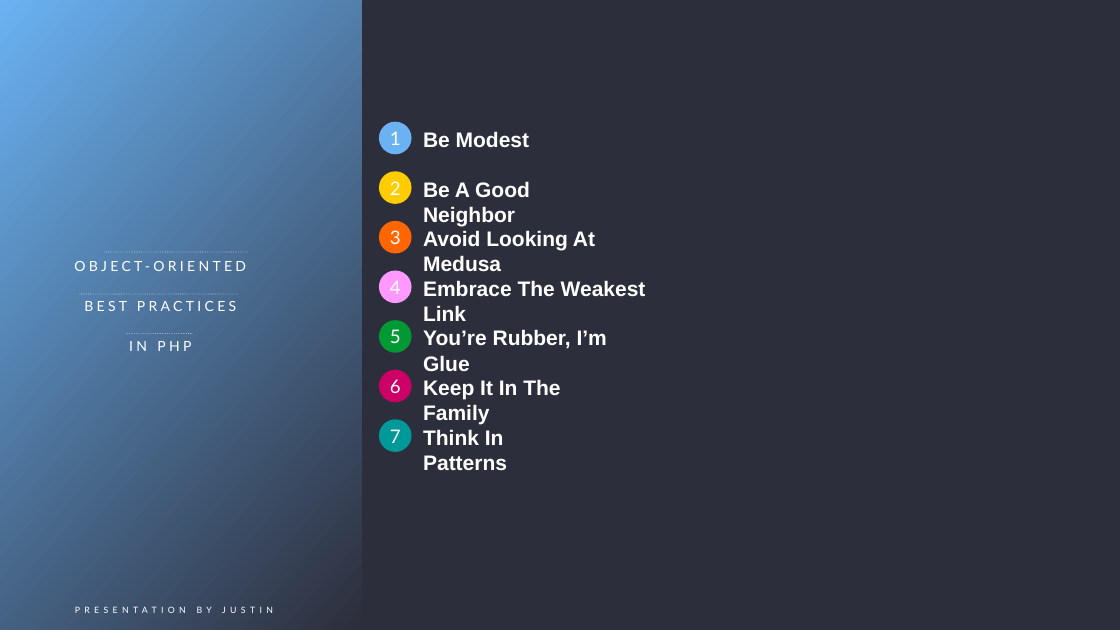
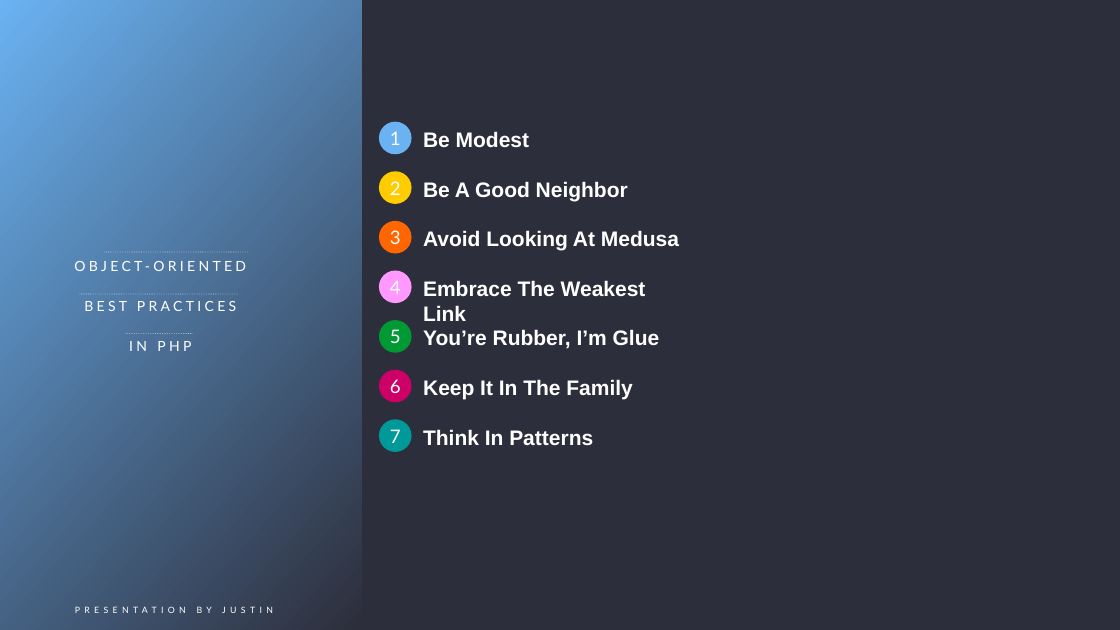
Before and after one commit to wilmer737/react-learning, a slide deck: slide 10 of tech_ppt.pptx. Drawn at 1120x630 pixels with LibreOffice and Linux fonts; fonts in the diff are those of the drawing. Boxes give left, top, right and bottom in pixels: in the first picture for what was removed or moved away, otherwise in the second. Text is boxed around its words. In the diff, an @@ line names an element or a change of style, - is before the commit and + after.

```diff
--- a/tech_ppt.pptx
+++ b/tech_ppt.pptx
@@ text "Be A Good Neighbor" rewrapped from [423, 181, 530, 226] to [423, 181, 628, 201] @@
@@ text "Avoid Looking At Medusa" rewrapped from [423, 230, 595, 271] to [423, 230, 679, 251] @@
@@ text "You’re Rubber, I’m Glue" rewrapped from [423, 329, 607, 371] to [423, 329, 660, 349] @@
@@ text "Keep It In The Family" rewrapped from [423, 379, 560, 425] to [423, 379, 632, 400] @@
@@ text "Think In Patterns" rewrapped from [423, 429, 507, 470] to [423, 429, 593, 445] @@
```
Also in this commit, not shown: 7 other slides changed, 1 other file.
